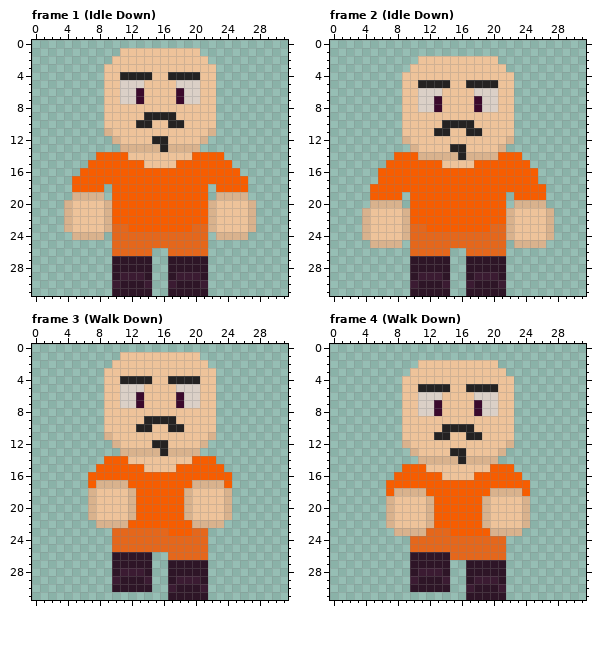
File history of a pixel-art file, build/Aseprite files/player Model template.aseprite. The picture above is the old version.
32x32 pixels, 28 frames. Shown: frame 1 (Idle Down), frame 2 (Idle Down), frame 3 (Walk Down), frame 4 (Walk Down). The commit also changed other frames, which this record leaves out.
After the commit:
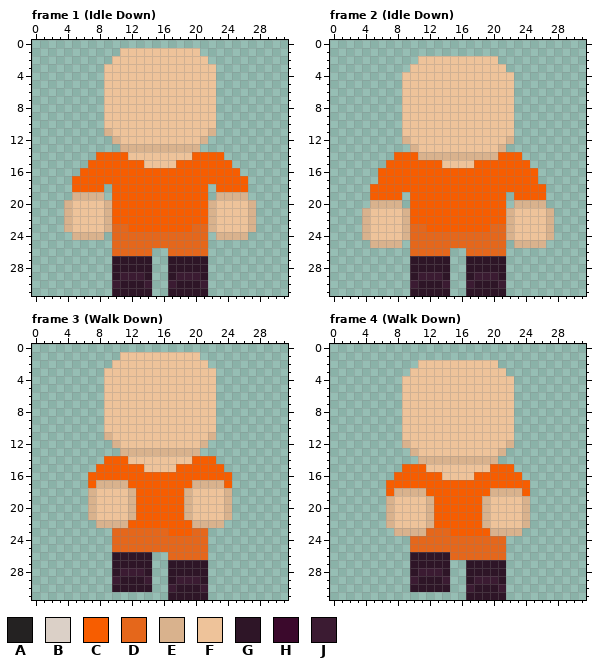
Palette (. is transparent): A #242222  B #dbd0c7  C #f75d00  D #e5671b  E #d9b28d  F #eec39a  G #2e1527  H #3b092c  J #3b1b32
Commit: Craig walks up too
What changed:
layer "Beard Man" now hidden
--- frame 1 (Idle Down)
@@ x 9..22 @@
  3 FFFFFFFFFFFFFF
- 4 FFAAAAFFAAAAFF
- 5 FFBBBFFFFBBBFF
- 6 FFBBHFFFFHBBFF
- 7 FFBBHFFFFHBBFF
+ 4 FFFFFFFFFFFFFF
+ 5 FFFFFFFFFFFFFF
+ 6 FFFFFFFFFFFFFF
+ 7 FFFFFFFFFFFFFF
  8 FFFFFFFFFFFFFF
- 9 FFFFFAAAAFFFFF
-10 FFFFAAFFAAFFFF
+ 9 FFFFFFFFFFFFFF
+10 FFFFFFFFFFFFFF
 11 EFFFFFFFFFFFFE
-12 .EFFFFAAFFFFE.
-13 ..EEEEEAEEEE..
+12 .EFFFFFFFFFFE.
+13 ..EEEEEEEEEE..
 14 CCCFFFFFFFFCCC
--- frame 2 (Idle Down)
@@ x 9..22 @@
  4 FFFFFFFFFFFFFF
- 5 FFAAAAFFAAAAFF
- 6 FFBBBFFFFBBBFF
- 7 FFBBHFFFFHBBFF
- 8 FFBBHFFFFHBBFF
+ 5 FFFFFFFFFFFFFF
+ 6 FFFFFFFFFFFFFF
+ 7 FFFFFFFFFFFFFF
+ 8 FFFFFFFFFFFFFF
  9 FFFFFFFFFFFFFF
-10 FFFFFAAAAFFFFF
-11 FFFFAAFFAAFFFF
+10 FFFFFFFFFFFFFF
+11 FFFFFFFFFFFFFF
 12 EFFFFFFFFFFFFE
-13 .EFFFFAAFFFFE.
-14 CCEEEEEAEEEECC
+13 .EFFFFFFFFFFE.
+14 CCEEEEEEEEEECC
 15 CCCCCFFFFCCCCC
--- frame 3 (Walk Down): the same change as frame 1 (Idle Down)
--- frame 4 (Walk Down)
@@ x 9..22 @@
  4 FFFFFFFFFFFFFF
- 5 FFAAAAFFAAAAFF
- 6 FFBBBFFFFBBBFF
- 7 FFBBHFFFFHBBFF
- 8 FFBBHFFFFHBBFF
+ 5 FFFFFFFFFFFFFF
+ 6 FFFFFFFFFFFFFF
+ 7 FFFFFFFFFFFFFF
+ 8 FFFFFFFFFFFFFF
  9 FFFFFFFFFFFFFF
-10 FFFFFAAAAFFFFF
-11 FFFFAAFFAAFFFF
+10 FFFFFFFFFFFFFF
+11 FFFFFFFFFFFFFF
 12 EFFFFFFFFFFFFE
-13 .EFFFFAAFFFFE.
-14 ..EEEEEAEEEE..
+13 .EFFFFFFFFFFE.
+14 ..EEEEEEEEEE..
 15 CCCFFFFFFFFCCC
Where, in picture pixels (left, top, right, bottom), the same in both pictures:
changed: (120, 72, 200, 152)
changed: (418, 80, 498, 160)
changed: (120, 376, 200, 456)
changed: (418, 384, 498, 464)
